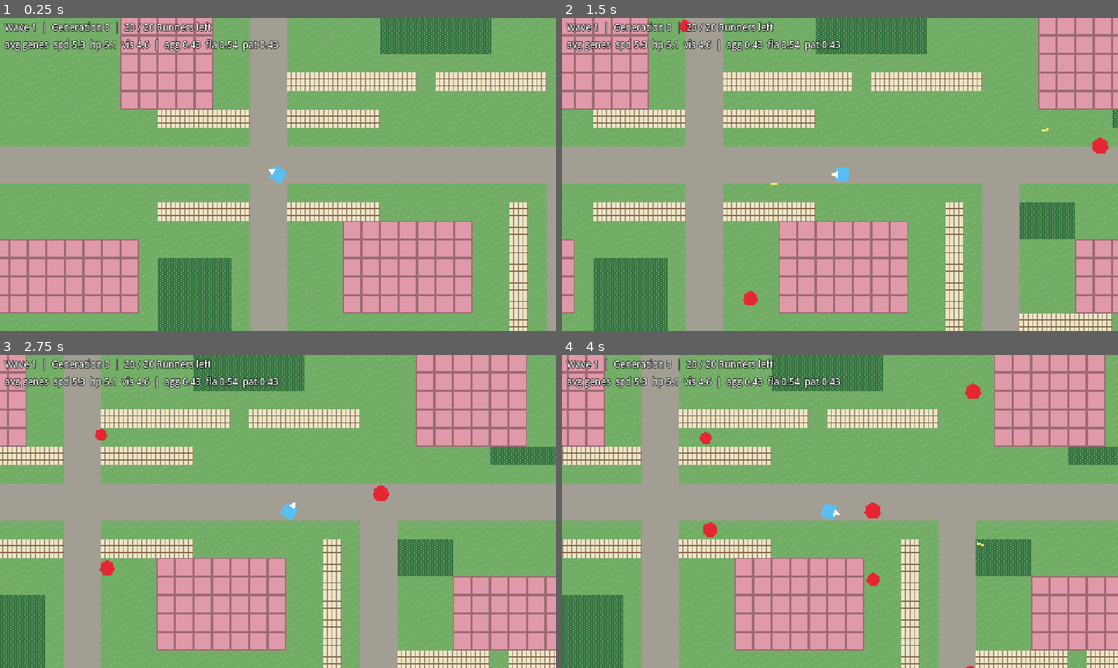
Above: before the commit, frames 1-4 (two rows, left to right).
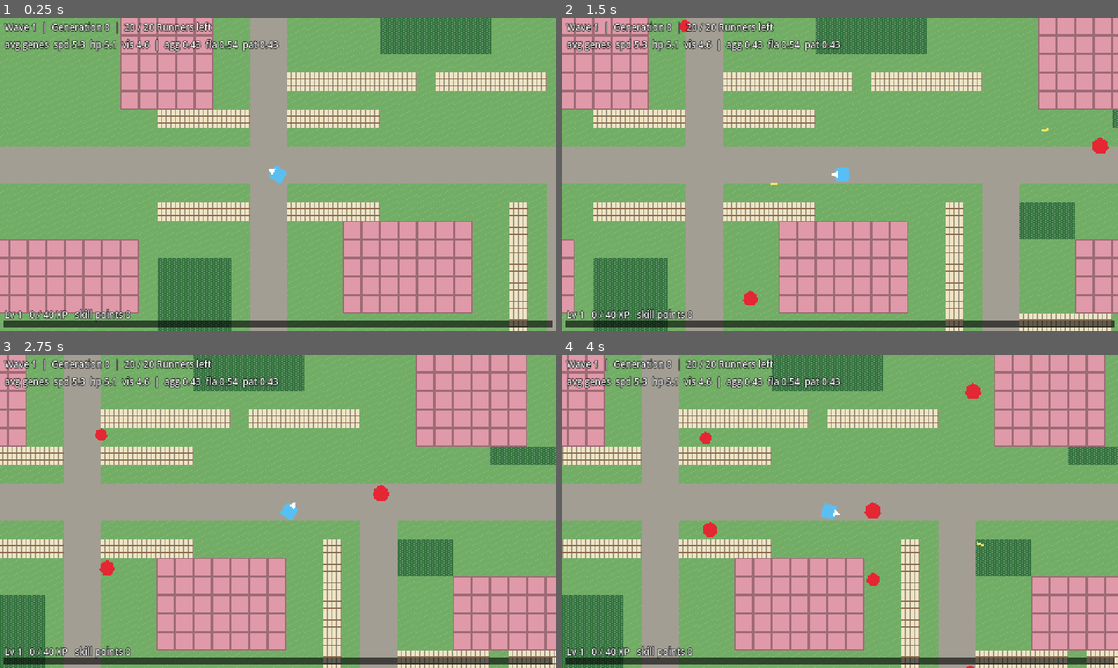
Above: after the commit, the same moments.

Repository: preritkothari16/amortia
Game: Godot game, scene res://world/main.tscn
Two runs of this game, one before a commit and one after it. Both use one fixed random seed, a clock stepped at 60 frames per second and the inputs below.
Inputs (mouse positions are in pixels of both pictures, inside the frame that each line leads up to):
- Up to frame 1 (0.25 s): no input
- Up to frame 2 (1.5 s): tap Enter (ui_accept) at 0.5, 0.77 s; move the mouse to (962, 158) at 0.52 s; hold D (move_right) 0.53-1.25 s; tap Space (dodge) at 0.6 s; click (962, 158) at 0.67 s; drag from (728, 190) to (973, 143) at 1.27 s
- Up to frame 3 (2.75 s): move the mouse to (333, 442) at 2.02 s; hold D (move_right) from 2.03 s (still down); hold Shift from 2.03 s (still down); click (333, 442) at 2.17 s
- Up to frame 4 (4 s): release D (move_right) at 2.75 s; release Shift at 2.75 s; drag from (812, 574) to (673, 464) at 2.77 s; move the mouse to (1006, 558) at 3.52 s; hold A (move_left) from 3.53 s (still down); tap Ctrl at 3.6 s; click (1006, 558) at 3.67 s; tap Enter (ui_accept) at 3.77 s

The runs differ from the first frame. In frame 1, 2.6% of the frame differs, in the area x 0-100%, y 92-99%; in frame 2, 2.6%; in frame 3, 2.6%; in frame 4, 2.6%.

Commit message:
Add prototype XP and player levels with HUD XP bar
Kills grant XP (slightly more for enemies with higher genome stat totals),
levels use a linear curve from data/progression.tres with a cap of 30 and
one skill point per level. Progression lives on the Player so it persists
across waves. Greybox XP bar at the bottom of the HUD.

Co-Authored-By: Claude Opus 5.5 <noreply@anthropic.com>

Diff:
--- a/autoload/event_bus.gd
+++ b/autoload/event_bus.gd
@@ -3,3 +3,7 @@
 
 ## A noise happened at `pos` that enemies within `radius` pixels can hear.
 signal noise_emitted(pos: Vector2, radius: float)
+
+## An enemy was killed (not despawned). Listeners read what they need from it (e.g. its genome
+## for XP). It is still valid during this signal; it frees at the end of the frame.
+signal enemy_killed(enemy: Node2D)
--- /dev/null
+++ b/data/progression.tres
@@ -0,0 +1,13 @@
+[gd_resource type="Resource" script_class="ProgressionSettings" format=3]
+
+[ext_resource type="Script" path="res://entities/player/progression_settings.gd" id="1_prog"]
+
+[resource]
+script = ExtResource("1_prog")
+level_cap = 30
+skill_points_per_level = 1
+xp_first_level = 40
+xp_per_level = 20
+enemy_base_xp = 10.0
+reference_stat_total = 15.0
+xp_bonus_per_stat_point = 0.05
--- a/entities/enemies/enemy.gd
+++ b/entities/enemies/enemy.gd
@@ -567,6 +567,7 @@
 	collision_mask = 0
 	set_physics_process(false)
 	died.emit(self)
+	EventBus.enemy_killed.emit(self)
 	queue_free()
 
 
--- a/entities/player/player.gd
+++ b/entities/player/player.gd
@@ -5,9 +5,13 @@
 
 @export var stats: PlayerStats
 @export var weapon: WeaponStats
+## XP curve and enemy XP values (data/progression.tres).
+@export var progression_settings: ProgressionSettings
 ## Temporary: print dodge state changes and tint the body while invulnerable.
 @export var debug_dodge: bool = true
 
+## XP, level and skill points. Lives on the player, so it carries over between waves.
+var progression: PlayerProgression
 ## Unit vector from the player towards the mouse.
 var aim_direction: Vector2 = Vector2.RIGHT
 ## True while the dodge's invulnerability window is open. Damage code will check this.
@@ -27,6 +31,12 @@
 
 @onready var _body: Node2D = $Body
 @onready var _muzzle: Marker2D = $Body/Muzzle
+
+
+func _ready() -> void:
+	progression = PlayerProgression.new(progression_settings)
+	progression.leveled_up.connect(_on_leveled_up)
+	EventBus.enemy_killed.connect(_on_enemy_killed)
 
 
 func _physics_process(delta: float) -> void:
@@ -113,3 +123,17 @@
 	get_parent().add_child(bullet)
 	# Gunshots are loud: enemies in range learn where the player WAS, not where they go next.
 	EventBus.noise_emitted.emit(global_position, weapon.noise_radius)
+
+
+# --- XP ------------------------------------------------------------------------------
+
+## Every kill gives XP; enemies with more stat points (later, more evolved waves) give a bit more.
+func _on_enemy_killed(enemy: Node2D) -> void:
+	var genome: Genome = enemy.get("genome") as Genome
+	var stat_total: float = genome.stat_total() if genome != null else progression_settings.reference_stat_total
+	progression.add_xp(progression_settings.enemy_xp(stat_total))
+
+
+func _on_leveled_up(new_level: int) -> void:
+	print("[XP] level up -> %d  (skill points %d, total XP %d)" % [
+		new_level, progression.skill_points, progression.total_xp])
--- a/entities/player/player.tscn
+++ b/entities/player/player.tscn
@@ -1,8 +1,9 @@
-[gd_scene load_steps=5 format=3]
+[gd_scene load_steps=6 format=3]
 
 [ext_resource type="Script" path="res://entities/player/player.gd" id="1_player"]
 [ext_resource type="Resource" path="res://data/player_stats.tres" id="2_stats"]
 [ext_resource type="Resource" path="res://data/pistol.tres" id="3_pistol"]
+[ext_resource type="Resource" path="res://data/progression.tres" id="4_progression"]
 
 [sub_resource type="CircleShape2D" id="CircleShape2D_body"]
 radius = 6.0
@@ -14,6 +15,7 @@
 script = ExtResource("1_player")
 stats = ExtResource("2_stats")
 weapon = ExtResource("3_pistol")
+progression_settings = ExtResource("4_progression")
 
 [node name="CollisionShape2D" type="CollisionShape2D" parent="."]
 shape = SubResource("CircleShape2D_body")
--- /dev/null
+++ b/entities/player/player_progression.gd
@@ -0,0 +1,66 @@
+class_name PlayerProgression
+extends RefCounted
+## The player's XP, level and unspent skill points. Plain data so it can be tested headless
+## and later saved by the SaveSystem. Lives on the Player, so it carries over between waves.
+
+## Emitted once per level gained (several times if one big XP gain skips levels).
+signal leveled_up(new_level: int)
+## Emitted after every XP change.
+signal xp_changed()
+
+var settings: ProgressionSettings
+var level: int = 1
+## XP collected towards the next level (resets to the remainder on level up).
+var xp: int = 0
+## All XP ever earned, including XP that was spent on levels.
+var total_xp: int = 0
+## Points to spend in the skill tree (not built yet).
+var skill_points: int = 0
+
+
+func _init(p_settings: ProgressionSettings) -> void:
+	settings = p_settings
+
+
+## Adds XP and levels up as many times as it covers. Returns the number of levels gained.
+func add_xp(amount: int) -> int:
+	if amount <= 0 or is_max_level():
+		return 0
+	total_xp += amount
+	xp += amount
+	var gained: int = 0
+	while not is_max_level() and xp >= xp_to_next():
+		xp -= xp_to_next()
+		level += 1
+		skill_points += settings.skill_points_per_level
+		gained += 1
+		leveled_up.emit(level)
+	if is_max_level():
+		xp = 0  # nothing left to fill at the cap
+	xp_changed.emit()
+	return gained
+
+
+func is_max_level() -> bool:
+	return level >= settings.level_cap
+
+
+## XP needed for the current level up (0 at the cap).
+func xp_to_next() -> int:
+	return settings.xp_to_next(level)
+
+
+## How full the XP bar is, 0..1 (1 at the cap).
+func progress() -> float:
+	if is_max_level():
+		return 1.0
+	return float(xp) / float(xp_to_next())
+
+
+## Spends one skill point if there is one. For the future skill tree.
+func spend_skill_point() -> bool:
+	if skill_points <= 0:
+		return false
+	skill_points -= 1
+	xp_changed.emit()
+	return true
--- /dev/null
+++ b/entities/player/progression_settings.gd
@@ -0,0 +1,36 @@
+class_name ProgressionSettings
+extends Resource
+## Tuning for player XP and levels (GDD 7.2). Edit data/progression.tres, not this file.
+
+## Highest level the player can reach. XP stops counting once it is reached.
+@export var level_cap: int = 30
+## Skill points granted by each level gained.
+@export var skill_points_per_level: int = 1
+
+@export_group("Level curve")
+## XP needed to go from level 1 to level 2.
+@export var xp_first_level: int = 40
+## Extra XP needed for each level after that (linear curve: 40, 60, 80, ...).
+@export var xp_per_level: int = 20
+
+@export_group("Enemy XP")
+## XP for killing an enemy whose stat genes add up to `reference_stat_total`.
+@export var enemy_base_xp: float = 10.0
+## Stat total of a first-wave enemy (= GenomeRules.budget_start).
+@export var reference_stat_total: float = 15.0
+## Bonus per stat point above the reference: 0.05 = +5 % XP per point.
+## Later waves have a bigger stat budget, so evolved enemies are worth slightly more.
+@export var xp_bonus_per_stat_point: float = 0.05
+
+
+## XP needed to go from `level` to `level + 1`. 0 at or above the cap.
+func xp_to_next(level: int) -> int:
+	if level >= level_cap:
+		return 0
+	return xp_first_level + xp_per_level * maxi(level - 1, 0)
+
+
+## XP for killing an enemy with this stat total. Never less than the base XP.
+func enemy_xp(stat_total: float) -> int:
+	var extra: float = maxf(stat_total - reference_stat_total, 0.0)
+	return roundi(enemy_base_xp * (1.0 + xp_bonus_per_stat_point * extra))
--- a/project.godot
+++ b/project.godot
@@ -26,6 +26,10 @@
 window/size/window_height_override=1080
 window/stretch/mode="viewport"
 window/stretch/scale_mode="integer"
+
+[editor_plugins]
+
+enabled=PackedStringArray("res://addons/gut/plugin.cfg")
 
 [input]
 
@@ -115,7 +119,3 @@
 renderer/rendering_method="gl_compatibility"
 renderer/rendering_method.mobile="gl_compatibility"
 environment/defaults/default_clear_color=Color(0.12, 0.12, 0.14, 1)
-
-[editor_plugins]
-
-enabled=PackedStringArray("res://addons/gut/plugin.cfg")
--- /dev/null
+++ b/tests/test_player_progression.gd
@@ -0,0 +1,115 @@
+extends GutTest
+## Tests for ProgressionSettings and PlayerProgression (XP, levels, skill points).
+
+var _settings: ProgressionSettings
+var _p: PlayerProgression
+
+
+func before_each() -> void:
+	_settings = ProgressionSettings.new()  # defaults: cap 30, 40 XP then +20 per level, 10 XP per kill
+	_p = PlayerProgression.new(_settings)
+
+
+func test_starts_at_level_one_with_nothing() -> void:
+	assert_eq(_p.level, 1)
+	assert_eq(_p.xp, 0)
+	assert_eq(_p.skill_points, 0)
+	assert_eq(_p.progress(), 0.0)
+
+
+func test_curve_is_linear_and_zero_at_cap() -> void:
+	assert_eq(_settings.xp_to_next(1), 40)
+	assert_eq(_settings.xp_to_next(2), 60)
+	assert_eq(_settings.xp_to_next(29), 40 + 20 * 28)
+	assert_eq(_settings.xp_to_next(30), 0)
+
+
+func test_xp_below_threshold_does_not_level() -> void:
+	assert_eq(_p.add_xp(39), 0)
+	assert_eq(_p.level, 1)
+	assert_eq(_p.xp, 39)
+	assert_almost_eq(_p.progress(), 39.0 / 40.0, 0.0001)
+
+
+func test_exact_threshold_levels_and_grants_one_point() -> void:
+	watch_signals(_p)
+	assert_eq(_p.add_xp(40), 1)
+	assert_eq(_p.level, 2)
+	assert_eq(_p.xp, 0)
+	assert_eq(_p.skill_points, 1)
+	assert_signal_emitted_with_parameters(_p, "leveled_up", [2])
+
+
+func test_remainder_carries_over() -> void:
+	_p.add_xp(55)
+	assert_eq(_p.level, 2)
+	assert_eq(_p.xp, 15)
+
+
+func test_big_gain_skips_several_levels() -> void:
+	watch_signals(_p)
+	assert_eq(_p.add_xp(40 + 60 + 80 + 5), 3)
+	assert_eq(_p.level, 4)
+	assert_eq(_p.xp, 5)
+	assert_eq(_p.skill_points, 3)
+	assert_signal_emit_count(_p, "leveled_up", 3)
+	assert_eq(_p.total_xp, 185)
+
+
+func test_one_skill_point_per_level_up_to_the_cap() -> void:
+	_p.add_xp(1000000)
+	assert_eq(_p.level, 30)
+	assert_eq(_p.skill_points, 29)
+	assert_true(_p.is_max_level())
+	assert_eq(_p.xp, 0)
+	assert_eq(_p.progress(), 1.0)
+
+
+func test_no_xp_after_cap() -> void:
+	_p.add_xp(1000000)
+	var total: int = _p.total_xp
+	assert_eq(_p.add_xp(50), 0)
+	assert_eq(_p.total_xp, total)
+	assert_eq(_p.level, 30)
+
+
+func test_cap_is_data_driven() -> void:
+	_settings.level_cap = 5
+	_p.add_xp(1000000)
+	assert_eq(_p.level, 5)
+	assert_eq(_p.skill_points, 4)
+
+
+func test_zero_or_negative_xp_ignored() -> void:
+	assert_eq(_p.add_xp(0), 0)
+	assert_eq(_p.add_xp(-10), 0)
+	assert_eq(_p.xp, 0)
+	assert_eq(_p.total_xp, 0)
+
+
+func test_spend_skill_point() -> void:
+	assert_false(_p.spend_skill_point())
+	_p.add_xp(40)
+	assert_true(_p.spend_skill_point())
+	assert_eq(_p.skill_points, 0)
+
+
+func test_enemy_xp_base_for_first_wave_enemy() -> void:
+	assert_eq(_settings.enemy_xp(15.0), 10)
+
+
+func test_enemy_xp_grows_slightly_with_stat_total() -> void:
+	assert_eq(_settings.enemy_xp(20.0), 13)   # 10 x 1.25 = 12.5 -> 13
+	assert_eq(_settings.enemy_xp(24.0), 15)   # budget cap: 10 x 1.45 = 14.5 -> 15
+	assert_true(_settings.enemy_xp(24.0) > _settings.enemy_xp(15.0))
+
+
+func test_enemy_xp_never_below_base() -> void:
+	assert_eq(_settings.enemy_xp(3.0), 10)
+
+
+func test_data_file_matches_defaults() -> void:
+	var data: ProgressionSettings = load("res://data/progression.tres") as ProgressionSettings
+	assert_not_null(data)
+	assert_eq(data.level_cap, 30)
+	assert_eq(data.skill_points_per_level, 1)
--- /dev/null
+++ b/ui/hud/xp_bar.gd
@@ -0,0 +1,52 @@
+class_name XpBar
+extends Control
+## Greybox XP bar along the bottom of the screen (GDD 9.1): level, XP towards the next
+## level, unspent skill points, and a short "LEVEL UP" flash.
+
+const BAR_HEIGHT: float = 4.0
+const MARGIN: float = 4.0
+const FONT_SIZE: int = 8
+const COLOR_BACK: Color = Color(0, 0, 0, 0.6)
+const COLOR_FILL: Color = Color(0.45, 0.8, 1.0)
+const COLOR_FLASH: Color = Color(1.0, 0.9, 0.4)
+const FLASH_SECONDS: float = 1.5
+
+var progression: PlayerProgression:
+	set(value):
+		progression = value
+		progression.xp_changed.connect(queue_redraw)
+		progression.leveled_up.connect(_on_leveled_up)
+		queue_redraw()
+
+var _flash_left: float = 0.0
+
+
+func _process(delta: float) -> void:
+	if _flash_left > 0.0:
+		_flash_left = maxf(_flash_left - delta, 0.0)
+		queue_redraw()
+
+
+func _on_leveled_up(_new_level: int) -> void:
+	_flash_left = FLASH_SECONDS
+
+
+func _draw() -> void:
+	if progression == null:
+		return
+	var p: PlayerProgression = progression
+	var font: Font = ThemeDB.fallback_font
+	var bar: Rect2 = Rect2(MARGIN, size.y - MARGIN - BAR_HEIGHT, size.x - 2.0 * MARGIN, BAR_HEIGHT)
+	var flashing: bool = _flash_left > 0.0
+	draw_rect(bar.grow(1.0), COLOR_BACK)
+	draw_rect(Rect2(bar.position, Vector2(bar.size.x * p.progress(), bar.size.y)),
+		COLOR_FLASH if flashing else COLOR_FILL)
+
+	var xp_text: String = "MAX" if p.is_max_level() else "%d / %d XP" % [p.xp, p.xp_to_next()]
+	var text: String = "Lv %d   %s   skill points %d" % [p.level, xp_text, p.skill_points]
+	if flashing:
+		text += "   LEVEL UP!"
+	var baseline: Vector2 = Vector2(MARGIN, bar.position.y - 3.0)
+	draw_string_outline(font, baseline, text, HORIZONTAL_ALIGNMENT_LEFT, -1.0, FONT_SIZE, 2, Color.BLACK)
+	draw_string(font, baseline, text, HORIZONTAL_ALIGNMENT_LEFT, -1.0, FONT_SIZE,
+		COLOR_FLASH if flashing else Color.WHITE)
--- a/world/main.gd
+++ b/world/main.gd
@@ -28,6 +28,7 @@
 @onready var _genome_overlay: GenomeOverlay = $GenomeOverlay
 @onready var _wave_hud: WaveHud = $HUD/WaveHud
 @onready var _wave_report: WaveReport = $HUD/WaveReport
+@onready var _xp_bar: XpBar = $HUD/XpBar
 
 
 func _ready() -> void:
@@ -44,6 +45,7 @@
 	_genome_overlay.wave_manager = _wave_manager
 	_wave_hud.wave_manager = _wave_manager
 	_wave_report.wave_manager = _wave_manager
+	_xp_bar.progression = _player.progression
 
 	_player.global_position = _map.get_player_spawn()
 	var bounds: Rect2 = _map.get_world_rect()
--- a/world/main.tscn
+++ b/world/main.tscn
@@ -17,6 +17,7 @@
 [ext_resource type="Resource" path="res://data/ga.tres" id="15_ga"]
 [ext_resource type="Script" path="res://ui/hud/wave_hud.gd" id="16_hud"]
 [ext_resource type="Script" path="res://ui/menus/wave_report.gd" id="17_report"]
+[ext_resource type="Script" path="res://ui/hud/xp_bar.gd" id="18_xp_bar"]
 
 [node name="Main" type="Node2D"]
 script = ExtResource("1_main")
@@ -61,6 +62,16 @@
 theme_override_constants/outline_size = 2
 script = ExtResource("16_hud")
 
+[node name="XpBar" type="Control" parent="HUD"]
+layout_mode = 3
+anchors_preset = 15
+anchor_right = 1.0
+anchor_bottom = 1.0
+grow_horizontal = 2
+grow_vertical = 2
+mouse_filter = 2
+script = ExtResource("18_xp_bar")
+
 [node name="WaveReport" type="Control" parent="HUD"]
 process_mode = 3
 layout_mode = 3
Not shown, added: entities/player/player_progression.gd.uid
Not shown, added: entities/player/progression_settings.gd.uid
Not shown, added: tests/test_player_progression.gd.uid
Not shown, added: ui/hud/xp_bar.gd.uid
Not shown: 1 places in world/main.tscn that only renumber resources
Not shown, changed: HANDOFF.md
